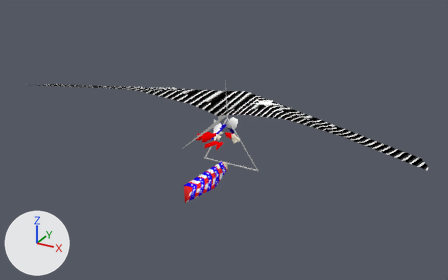
One commit to the glTF model site/public/pilotwings-64-n64/models/uvmd-0283.glb: the scene before it, then after it.
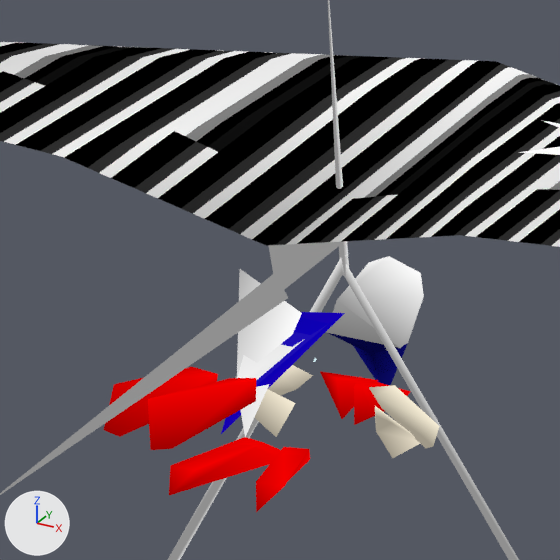
Each version appears first whole from a camera (50 mm lens) standing at (496.0, -901.0, 433.0) and looking at (8.0, -14.0, -11.0), and next in a close-up on the part from 41% to 57% of the width and 30% to 56% of the height. Arrows for +X, +Y and +Z are at lower left; the lights stay in place. The first two pictures are the older version. Where no turn or scale is listed for an object, it has been applied to the vertices. Vertices at exactly the same position are counted once.

The older version as bpy lines, for what is in view:
```python
me_part_04 = bpy.data.meshes.new('part-04')
me_part_04.from_pydata(...)  # 13 vertices, 22 faces; spans x -10.0..10.0, y -18.0..19.0, z -18.0..18.0
# faces by material slot: [5, 13, 4]
me_part_04.materials.append(mat_tex_007)
me_part_04.materials.append(mat_tex_008)
me_part_04.materials.append(mat_tex_009)
me_part_05 = bpy.data.meshes.new('part-05')
me_part_05.from_pydata(...)  # 6 vertices, 8 faces; spans x 0.0..12.7, y -42.5..0.0, z 0.0..9.8
me_part_05.materials.append(mat_tex_010)
me_part_07 = bpy.data.meshes.new('part-07')
me_part_07.from_pydata(...)  # 4 vertices, 4 faces; spans x -14.5..4.7, y 0.0..27.1, z -14.1..16.5
# faces by material slot: [3, 1]
me_part_07.materials.append(mat_tex_012)
me_part_07.materials.append(mat_tex_013)
ob_part_04 = bpy.data.objects.new('part-04', me_part_04)
ob_part_04.location = (0.2, 28.3, -4.0)
ob_part_05 = bpy.data.objects.new('part-05', me_part_05)
ob_part_05.location = (2.0, -5.9, -22.4)
ob_part_07 = bpy.data.objects.new('part-07', me_part_07)
ob_part_07.location = (-0.2, -36.5, 7.4)
# also in view: 'part-16' at (5.0, 21.0, -17.0); 'part-13' at (-6.0, 23.0, -17.0); 'part-14' at (-18.0, 8.0, -15.0); 'part-15' at (-18.0, 4.0, -16.0); 'part-11' at (18.0, 9.0, -14.0)
```
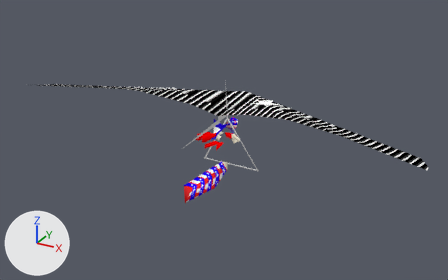
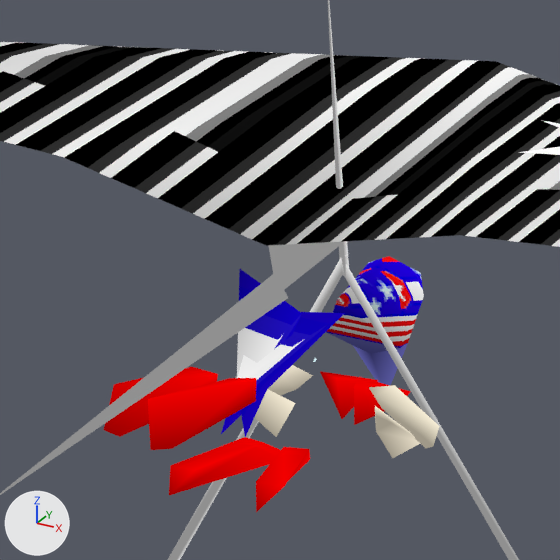
Location of each change, (x1, y1, x2, y2) in pixels of the close-ups (560 x 560 px):
part 1 of me_part_04, recoloured (lighter): (328, 333, 408, 385) in both
part 2 of me_part_04, recoloured (darker): (326, 256, 423, 348) in both
part 3 of me_part_07, recoloured (white to blue): (239, 269, 302, 437) in both

Diff of the bpy script that builds the scene:
```diff
--- a/site/public/pilotwings-64-n64/models/uvmd-0283.glb.py
+++ b/site/public/pilotwings-64-n64/models/uvmd-0283.glb.py
@@ me_part_04 @@
 me_part_04.from_pydata(...)  # 13 vertices, 22 faces; spans x -10.0..10.0, y -18.0..19.0, z -18.0..18.0
 # used by ob_part_04; location = (0.2, 28.3, -4.0)
+# me_part_04 part 1: 5 faces spanning x -10.0..10.0, y -5.0..7.0, z -18.0..1.0 switch from mat_tex_007 to mat_tex_008
+# me_part_04 part 2: 13 faces spanning x -10.0..10.0, y -18.0..19.0, z 0.0..18.0 switch from mat_tex_008 to mat_tex_009
@@ me_part_07 @@
 me_part_07.from_pydata(...)  # 4 vertices, 4 faces; spans x -14.5..4.7, y 0.0..27.1, z -14.1..16.5
 # used by ob_part_07; location = (-0.2, -36.5, 7.4)
+# me_part_07 part 3: 3 faces spanning x -14.5..4.7, y 0.0..27.1, z -14.1..16.5 switch from mat_tex_012 to mat_tex_013
```
